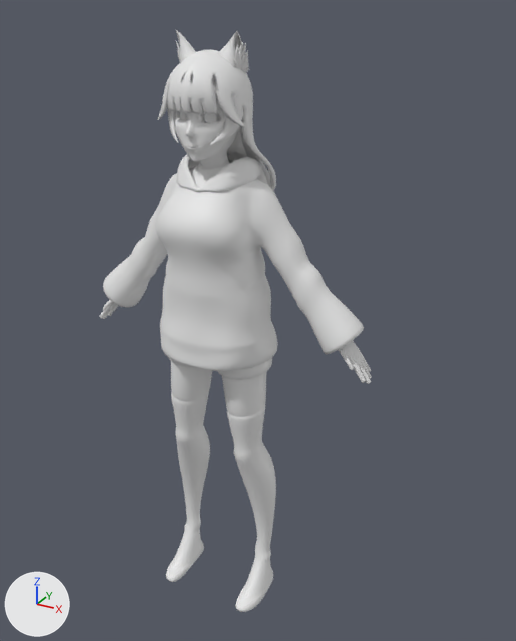
A saved change to the glTF model DirectXdesu/Resources/obj/fox/fox.gltf.
One viewpoint serves both versions: a 50 mm lens placed at (1.5, -2.35, 2.62), pointed at (0.12, 0.17, 1.36). Lighting does not change. The marker at lower left points along +X, +Y and +Z. The picture after the commit comes second. Materials are left out; every surface is plain grey. Vertices at exactly the same position are counted once.

Names of what the first picture shows: '0_body'.
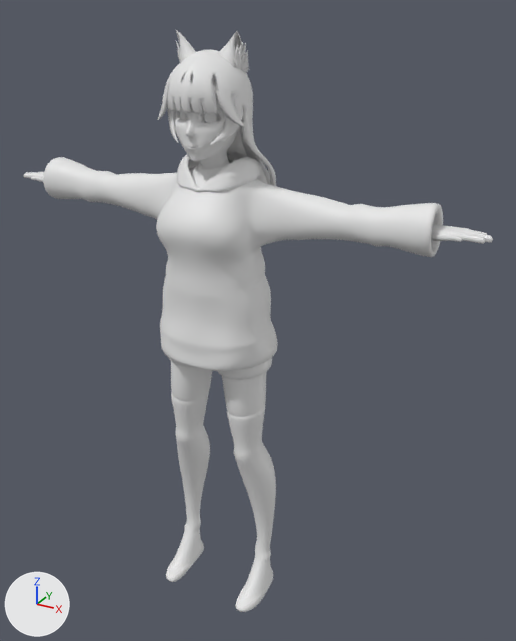
What differs and where, as boxes (x1, y1, x2, y2) in the pictures (516 x 641 px; the box of a moved part takes in the faces that stretch with it):
'0_body', reshaped (72% wider): before (100, 30, 372, 612); after (24, 30, 493, 612)
part 1 of me_plane_003, moved or reshaped: before (339, 341, 372, 384); after (431, 225, 493, 244)
part 2 of me_plane_003, moved or reshaped: before (100, 300, 118, 319); after (24, 172, 44, 182)
part 3 of me_plane_003, moved or reshaped: before (103, 173, 364, 354); after (43, 157, 443, 257)

Patch to the scene script:
```diff
--- a/DirectXdesu/Resources/obj/fox/fox.gltf.py
+++ b/DirectXdesu/Resources/obj/fox/fox.gltf.py
@@ me_plane_003 @@
 # used by ob_0_body; location = (0.0, 0.0, 0.0)
-me_plane_003.from_pydata(...)  # 34602 vertices, 68625 faces; spans x -0.69..0.69, y -0.2..0.31, z 0.0..2.54
+me_plane_003.from_pydata(...)  # 34602 vertices, 68625 faces; spans x -1.08..1.08, y -0.2..0.31, z 0.0..2.54
+# me_plane_003 part 1: the loose piece of 8169 vertices spanning x 0.42..0.69, y 0.01..0.13, z 1.24..1.57 is turned -52.5 degrees about the y axis through its middle, then moved by (0.32, 0.0, 0.49)
+# me_plane_003 part 2: the loose piece of 8169 vertices spanning x -0.69..-0.42, y 0.01..0.13, z 1.24..1.57 is turned 52.5 degrees about the y axis through its middle, then moved by (-0.32, 0.0, 0.49)
+# me_plane_003 part 3: 1560 of 34602 vertices moved; they spanned x -0.63..0.63, y -0.01..0.17, z 1.34..1.99 and now span x -0.89..0.89, y -0.01..0.17, z 1.74..1.99; mean shift (0.0, 0.0, 0.32); largest move (0.5, 0.07, 1.34) -> (0.89, 0.07, 1.82)
```
